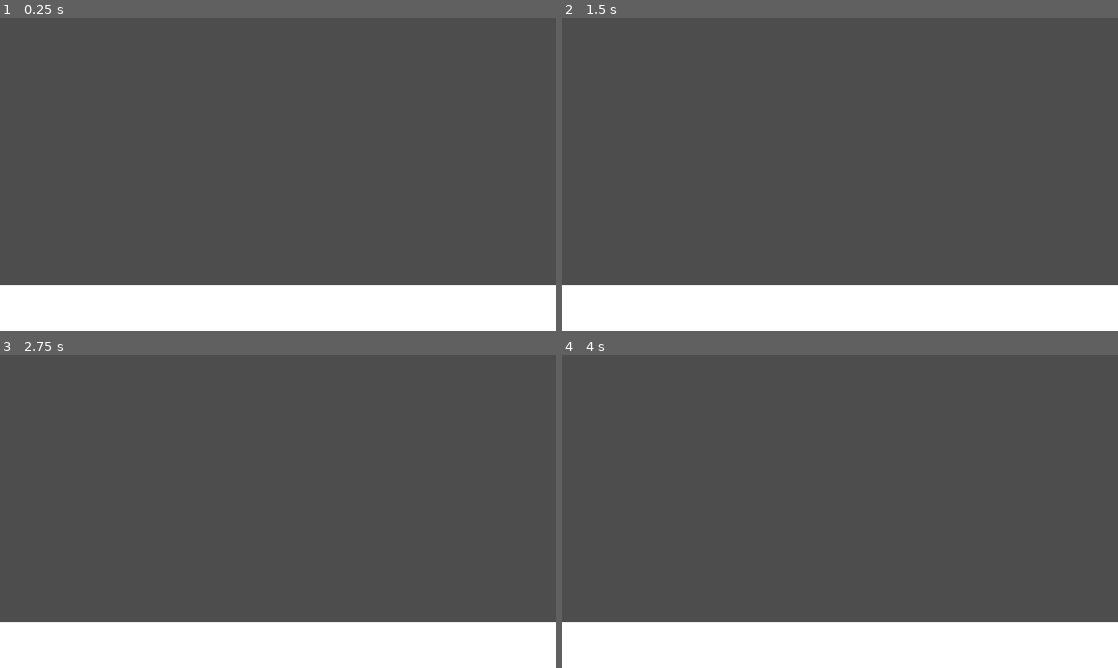
Above: before the commit, frames 1-4 (two rows, left to right).
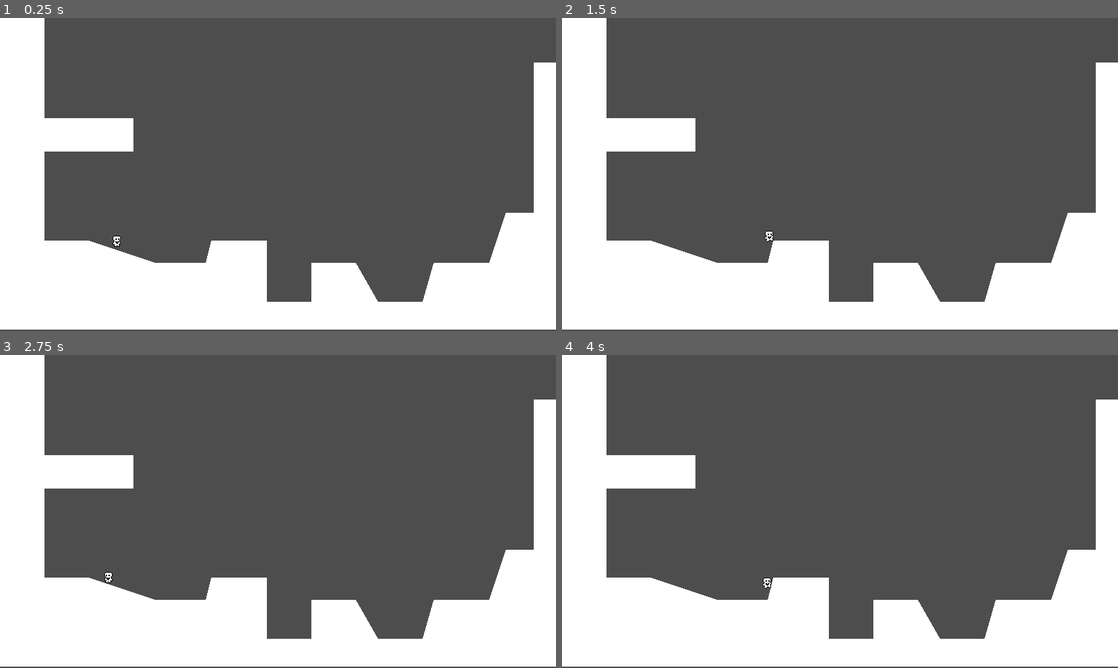
Above: after the commit, the same moments.

Repository: gpot22/goedware-jam-11
Game: Godot game, scene res://scene/world.tscn
The game is run twice, just before and just after one commit, with the same random seed, the same clock (stepped at 60 frames per second) and the same inputs.
Inputs:
- Up to frame 1 (0.25 s): no input
- Up to frame 2 (1.5 s): tap Enter at 0.5 s; hold D (right, bound only after the commit) from 0.53 s (still down); tap Space (jump, bound only after the commit) at 0.6, 0.77, 1.07, 1.35 s
- Up to frame 3 (2.75 s): tap Space (jump, bound only after the commit) at 1.52, 1.82, 2.1 s; release D (right, bound only after the commit) at 2.03 s; hold A (left, bound only after the commit) from 2.03 s (still down)
- Up to frame 4 (4 s): release A (left, bound only after the commit) at 2.78 s; hold D (right, bound only after the commit) from 2.78 s (still down); tap Space (jump, bound only after the commit) at 2.85, 3.02, 3.32, 3.6, 3.77 s

The runs differ from the first frame. In frame 1, 20% of the frame differs, in the area x 0-100%, y 0-100%; in frame 2, 20%; in frame 3, 20%; in frame 4, 20%.

Commit message:
basic player mechanics

Diff:
--- a/project.godot
+++ b/project.godot
@@ -27,6 +27,24 @@
 
 project/assembly_name="Goedware"
 
+[input]
+
+left={
+"deadzone": 0.5,
+"events": [Object(InputEventKey,"resource_local_to_scene":false,"resource_name":"","device":-1,"window_id":0,"alt_pressed":false,"shift_pressed":false,"ctrl_pressed":false,"meta_pressed":false,"pressed":false,"keycode":0,"physical_keycode":65,"key_label":0,"unicode":97,"echo":false,"script":null)
+]
+}
+right={
+"deadzone": 0.5,
+"events": [Object(InputEventKey,"resource_local_to_scene":false,"resource_name":"","device":-1,"window_id":0,"alt_pressed":false,"shift_pressed":false,"ctrl_pressed":false,"meta_pressed":false,"pressed":false,"keycode":0,"physical_keycode":68,"key_label":0,"unicode":100,"echo":false,"script":null)
+]
+}
+jump={
+"deadzone": 0.5,
+"events": [Object(InputEventKey,"resource_local_to_scene":false,"resource_name":"","device":-1,"window_id":0,"alt_pressed":false,"shift_pressed":false,"ctrl_pressed":false,"meta_pressed":false,"pressed":false,"keycode":0,"physical_keycode":32,"key_label":0,"unicode":32,"echo":false,"script":null)
+]
+}
+
 [rendering]
 
 textures/canvas_textures/default_texture_filter=0
--- /dev/null
+++ b/scene/player.tscn
@@ -0,0 +1,92 @@
+[gd_scene load_steps=12 format=3 uid="uid://cwrkcklv0yvjo"]
+
+[ext_resource type="Texture2D" uid="uid://vubiurjqbtyn" path="res://assets/sprites/player.png" id="1_n3cjb"]
+
+[sub_resource type="RectangleShape2D" id="RectangleShape2D_ree2y"]
+size = Vector2(10, 16)
+
+[sub_resource type="AtlasTexture" id="AtlasTexture_7lrhu"]
+atlas = ExtResource("1_n3cjb")
+region = Rect2(5, 2, 14, 18)
+
+[sub_resource type="AtlasTexture" id="AtlasTexture_f4rwh"]
+atlas = ExtResource("1_n3cjb")
+region = Rect2(149, 2, 14, 18)
+
+[sub_resource type="AtlasTexture" id="AtlasTexture_jtbju"]
+atlas = ExtResource("1_n3cjb")
+region = Rect2(5, 2, 14, 18)
+
+[sub_resource type="AtlasTexture" id="AtlasTexture_bjvof"]
+atlas = ExtResource("1_n3cjb")
+region = Rect2(29, 2, 14, 18)
+
+[sub_resource type="AtlasTexture" id="AtlasTexture_wxyjh"]
+atlas = ExtResource("1_n3cjb")
+region = Rect2(53, 2, 14, 18)
+
+[sub_resource type="AtlasTexture" id="AtlasTexture_vanre"]
+atlas = ExtResource("1_n3cjb")
+region = Rect2(77, 2, 14, 18)
+
+[sub_resource type="AtlasTexture" id="AtlasTexture_q338x"]
+atlas = ExtResource("1_n3cjb")
+region = Rect2(101, 2, 14, 18)
+
+[sub_resource type="AtlasTexture" id="AtlasTexture_dxxdc"]
+atlas = ExtResource("1_n3cjb")
+region = Rect2(125, 2, 14, 18)
+
+[sub_resource type="SpriteFrames" id="SpriteFrames_t6xx4"]
+animations = [{
+"frames": [{
+"duration": 1.0,
+"texture": SubResource("AtlasTexture_7lrhu")
+}],
+"loop": true,
+"name": &"idle",
+"speed": 5.0
+}, {
+"frames": [{
+"duration": 1.0,
+"texture": SubResource("AtlasTexture_f4rwh")
+}],
+"loop": true,
+"name": &"jump",
+"speed": 5.0
+}, {
+"frames": [{
+"duration": 1.0,
+"texture": SubResource("AtlasTexture_jtbju")
+}, {
+"duration": 1.0,
+"texture": SubResource("AtlasTexture_bjvof")
+}, {
+"duration": 1.0,
+"texture": SubResource("AtlasTexture_wxyjh")
+}, {
+"duration": 1.0,
+"texture": SubResource("AtlasTexture_vanre")
+}, {
+"duration": 1.0,
+"texture": SubResource("AtlasTexture_q338x")
+}, {
+"duration": 1.0,
+"texture": SubResource("AtlasTexture_dxxdc")
+}],
+"loop": true,
+"name": &"run",
+"speed": 14.0
+}]
+
+[node name="Player" type="CharacterBody2D"]
+
+[node name="CollisionShape2D" type="CollisionShape2D" parent="."]
+position = Vector2(0, -8)
+shape = SubResource("RectangleShape2D_ree2y")
+
+[node name="AnimatedSprite2D" type="AnimatedSprite2D" parent="."]
+position = Vector2(0, -9)
+sprite_frames = SubResource("SpriteFrames_t6xx4")
+animation = &"run"
+frame_progress = 0.204453
--- a/scene/world.tscn
+++ b/scene/world.tscn
@@ -1,6 +1,8 @@
-[gd_scene load_steps=2 format=3 uid="uid://b3fbeq4r0lddw"]
+[gd_scene load_steps=4 format=3 uid="uid://b3fbeq4r0lddw"]
 
 [ext_resource type="Script" path="res://scripts/world.gd" id="1_q6a1s"]
+[ext_resource type="PackedScene" uid="uid://cwrkcklv0yvjo" path="res://scene/player.tscn" id="2_rvpe0"]
+[ext_resource type="Script" path="res://scripts/player.gd" id="3_3ak8q"]
 
 [node name="World" type="Node2D"]
 script = ExtResource("1_q6a1s")
@@ -8,8 +10,21 @@
 [node name="Flatland" type="StaticBody2D" parent="."]
 
 [node name="FlatlandCollider" type="CollisionPolygon2D" parent="Flatland"]
-position = Vector2(0, 1.19209e-07)
+position = Vector2(1064, -1216)
 scale = Vector2(0.999416, 0.998047)
 polygon = PackedVector2Array(-3057.79, -1.19443e-07, -2945.72, -1.19443e-07, -2945.72, 384.752, 3602.1, 384.752, 3602.1, -1.19443e-07, 3778.21, -1.19443e-07, 3778.21, 513.002, -3057.79, 521.018)
 
 [node name="FlatlandPolygon" type="Polygon2D" parent="Flatland/FlatlandCollider"]
+
+[node name="Testland" type="StaticBody2D" parent="."]
+
+[node name="TestlandCollider" type="CollisionPolygon2D" parent="Testland"]
+polygon = PackedVector2Array(0, 0, 64, 0, 64, 144, 192, 144, 192, 192, 64, 192, 64, 320, 128, 320, 224, 352, 296, 352, 304, 320, 384, 320, 384, 408, 448, 408, 448, 352, 512, 352, 544, 408, 608, 408, 624, 352, 704, 352, 728, 280, 768, 280, 768, 64, 856, 64, 848, 448, 0, 448)
+
+[node name="TestlandPolygon" type="Polygon2D" parent="Testland/TestlandCollider"]
+
+[node name="Player" parent="." instance=ExtResource("2_rvpe0")]
+position = Vector2(168, 296)
+floor_constant_speed = true
+floor_snap_length = 2.0
+script = ExtResource("3_3ak8q")
--- /dev/null
+++ b/scripts/player.gd
@@ -0,0 +1,51 @@
+extends CharacterBody2D
+
+
+const VEL = 230.0
+const ACC = 1600.0
+const FRIC = 2000.0
+const JUMP_VEL = -360.0
+
+# Get the gravity from the project settings to be synced with RigidBody nodes.
+var gravity = ProjectSettings.get_setting("physics/2d/default_gravity")
+
+@onready var animated_sprite_2d = $AnimatedSprite2D
+
+func _physics_process(delta):
+	apply_graivity(delta)
+	handle_jump()
+
+	var direction = Input.get_axis("left", "right")  # if left, -1; if right, +1, else 0
+
+	handle_movement(delta, direction)
+
+	update_animations(direction)
+	move_and_slide()  # ** automatically applies "delta"
+
+func apply_graivity(delta):
+	if not is_on_floor():
+		velocity.y += gravity * delta
+
+func handle_jump():
+	if is_on_floor():
+		if Input.is_action_just_pressed("jump"):
+			velocity.y = JUMP_VEL  # no delta bc move_and_slide()
+	else:
+		if Input.is_action_just_released("jump") and velocity.y < JUMP_VEL/3:
+			velocity.y = JUMP_VEL / 3
+
+func handle_movement(delta, direction):
+	if direction:
+		velocity.x = move_toward(velocity.x, VEL*direction, ACC*delta)  # player acceleration
+	else:
+		velocity.x = move_toward(velocity.x, 0, FRIC*delta)  # player friction
+
+func update_animations(direction):
+	if direction == 0:
+		animated_sprite_2d.play("idle")
+	else:
+		animated_sprite_2d.flip_h = (direction < 0)
+		if not is_on_floor():
+			animated_sprite_2d.play("jump")
+		else:
+			animated_sprite_2d.play("run")
--- a/scripts/world.gd
+++ b/scripts/world.gd
@@ -3,7 +3,10 @@
 @onready var flatland_collider = $Flatland/FlatlandCollider
 @onready var flatland_polygon = $Flatland/FlatlandCollider/FlatlandPolygon
 
+@onready var testland_collider = $Testland/TestlandCollider
+@onready var testland_polygon = $Testland/TestlandCollider/TestlandPolygon
 
 # Called when the node enters the scene tree for the first time.
 func _ready():
 	flatland_polygon.polygon = flatland_collider.polygon
+	testland_polygon.polygon = testland_collider.polygon
Binary file added: assets/sprites/player.png
Not shown, added: assets/sprites/player.png.import
